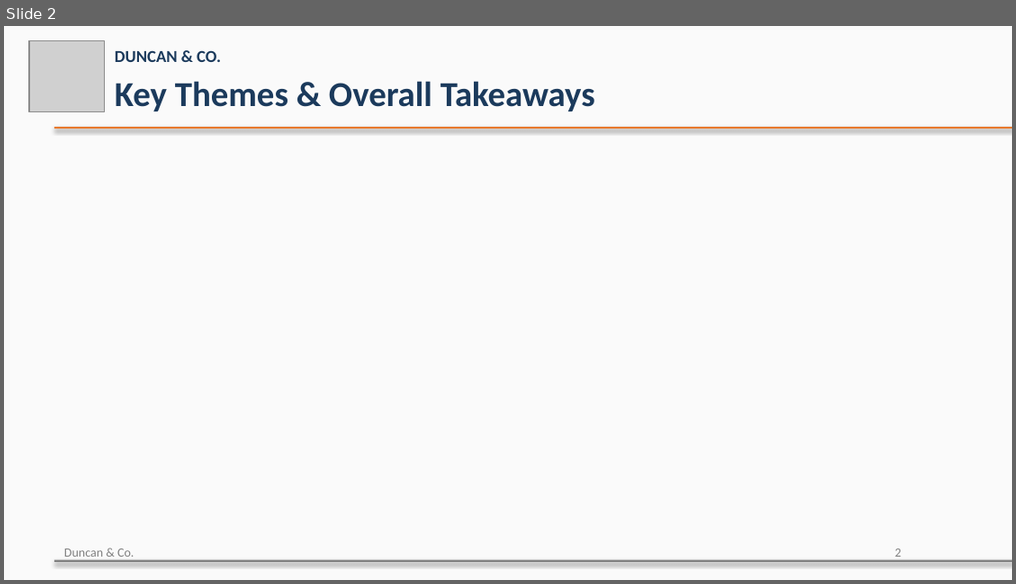
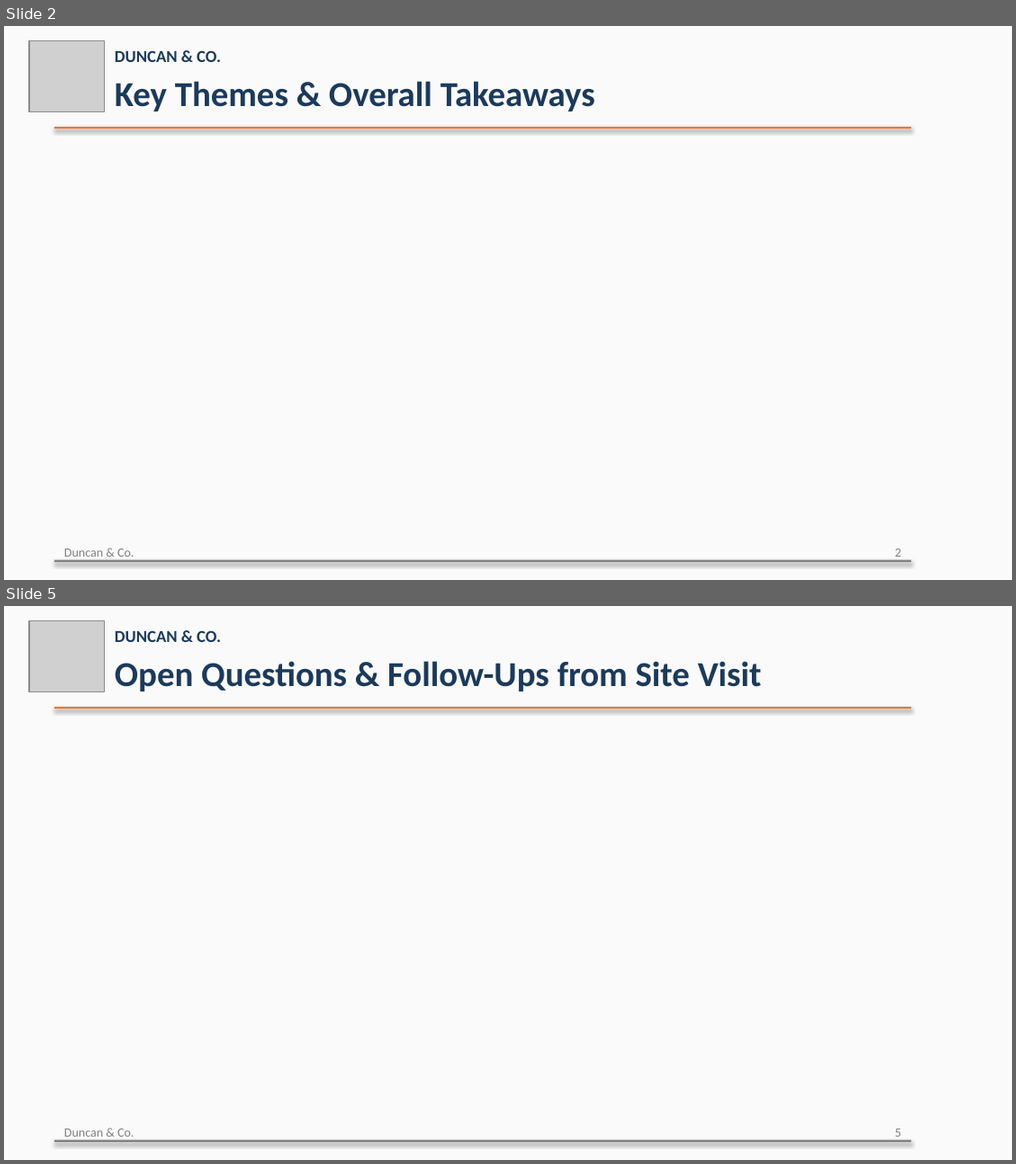
Before and after one commit to carolinedunc/notes-to-slide-deck-skill, a slide deck: example/template_test.pptx. Shown one above the other, each under a label of ours: slide 2 before the commit, slides 2 and 5 after it; the slides between them are not shown. The pictures are 1016x584 and 1016x1164 pixels, drawn with LibreOffice and Linux fonts; fonts in the diff are those of the drawing; grey boxes stand for pictures. Boxes give left, top, right and bottom in pixels: in the first picture for what was removed or moved away, otherwise in the second. Text is boxed around its words. In the diff, an @@ line names an element or a change of style, - is before the commit and + after.

```diff
--- a/example/template_test.pptx
+++ b/example/template_test.pptx
@@ slide 5 added at box(4, 606, 1012, 1160), background #FAFAFA @@
@@ picture added at box(29, 621, 105, 692) @@
@@ text added at box(115, 630, 221, 642), 12 pt, text #1B3A5C, bold @@
+DUNCAN & CO.
@@ text added at box(115, 661, 762, 692), 25 pt, text #1B3A5C, bold @@
+Open Questions & Follow-Ups from Site Visit
@@ rectangle added at box(54, 707, 911, 709), fill #E8792C @@
@@ rectangle added at box(54, 1141, 911, 1142), fill #808080 @@
@@ text added at box(64, 1129, 134, 1141), 9 pt, text #808080 @@
+Duncan & Co.
@@ text added at box(895, 1129, 901, 1141), 9 pt, text #808080 @@
+5
@@ slide 2 changed as well @@
@@ rectangle: place and size @@
-rectangle at box(54, 127, 1012, 129)
+rectangle at box(54, 127, 911, 129)
@@ rectangle: place and size @@
-rectangle at box(54, 561, 1012, 562)
+rectangle at box(54, 561, 911, 562)
```
Also in this commit, not shown: 1 other slide changed, 2 other slides added, 1 other file.
